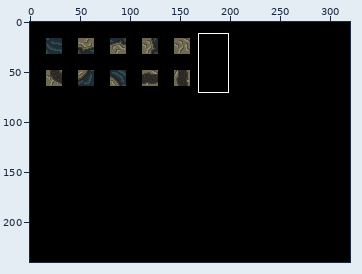
A pixel-art file gets an edit: Tiles/LeonTiles/SpriteSheet/sprite sheet.aseprite. The picture above shows the old version from afar; the outline marks the close-up.
Close-up. As it was:
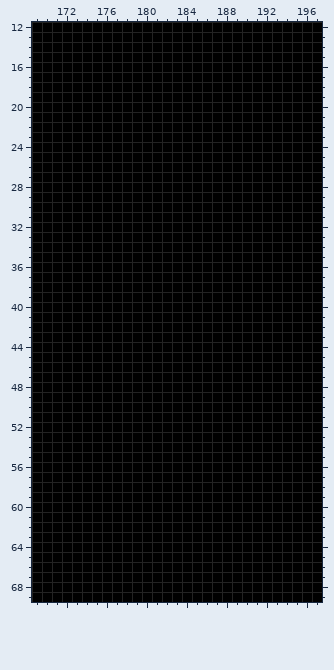
320x240 pixels, 1 frame. Colours within 5 levels of each other are drawn and written as one. Shown: x 169..197, y 12..69.
After the commit:
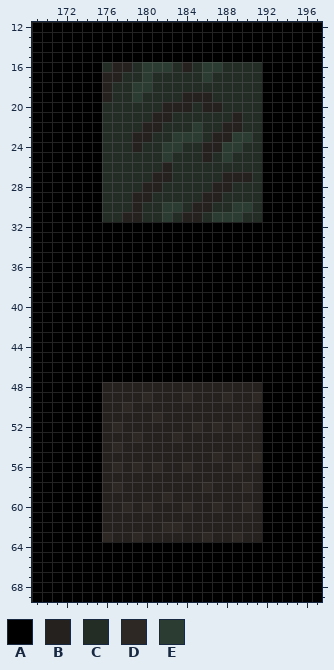
Palette (. is transparent): A #000000  B #25211f  C #242c26  D #2d2824  E #2b3d32
Edits made:
layer "Default Forest" added
layer "Default Forest Path" added
Changed rows in their new state; - is an unchanged pixel.
Layers "Default Forest Path", "Default Forest":
first column x 176:
16 CBBCEEECBCEECCCC
17 BBCCECCCCCECCCCC
18 BCCEECCCCCCCCCCC
19 BCCECCCCBBBCCCCC
20 CCCCCCBBBCBBCCCC
21 CCCCCBBCCCCCCBCC
22 CCCCBBCCCECCBBCC
23 CCCBBCCEEECBBEEC
24 CCCBCCEECCBBEECC
25 CCCCCCECCCBCECCC
26 CCCCCCBCCCCCCCCC
27 CCCCCBBCCCCCBBBC
28 CCCCBBCCCCCBBCCC
29 CCCBBCCCCCBBCCCC
30 CCCBCCEECBBCCEEC
31 CCBBCCECBBCEEECC
first column x 176:
48 BBBBBBBBBBBBBBBB
49 BBBBDBBBDBBBDBBD
50 BBDBBBBBBBBBBBBB
51 BBBBBDBBBBBBBBBB
52 BDBBBBBBBDBDBDBB
53 BBBDBBBDBBBBBBBB
54 BDBBBBBBBBBBBBBB
55 BBBBBBBBBBBDBBBD
56 BDBDBDBBDBBBBDBB
57 BBBBBBBBBBBBBBBB
58 BDBBBBBBBBDBBBDB
59 BBBBBBDBBBBBBBBB
60 BBDBDBBBDBBDBBDB
61 BBBBBBBBBBBBBBBB
62 BBBBBBDDBBBBBBBB
63 DBBDBBBBBBDBBDBB
Changed places in both close-ups, as pixel boxes (x1, y1, x2, y2):
changed: (102, 62, 262, 222)
changed: (102, 382, 262, 542)
